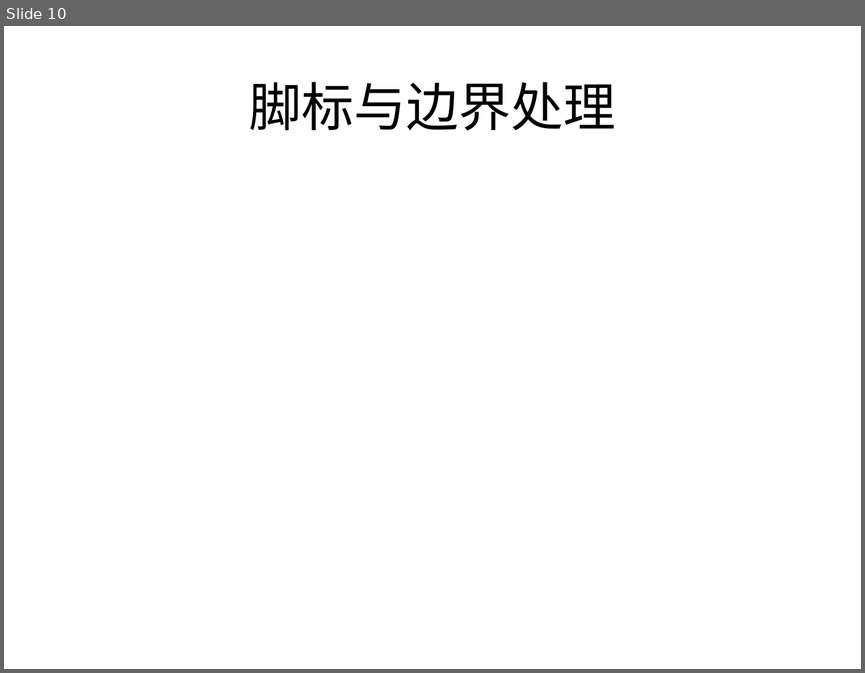
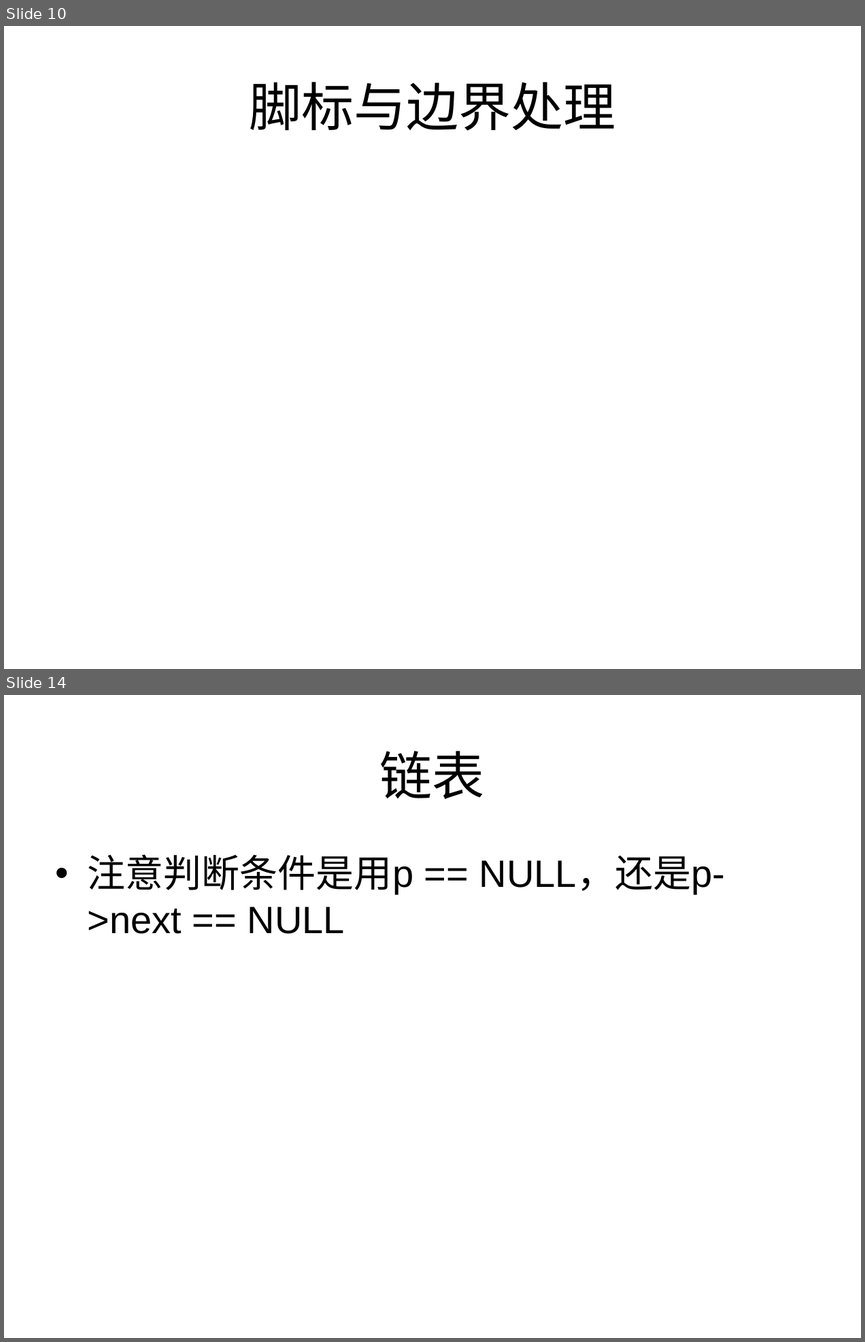
Before and after one commit to houjingbiao/leetcode, a slide deck: solutions/conclusion.ppt. Shown one above the other, each under a label of ours: slide 10 before the commit, slides 10 and 14 after it; the slides between them are not shown. The pictures are 865x673 and 865x1342 pixels, drawn with LibreOffice and Linux fonts; fonts in the diff are those of the drawing. Boxes give left, top, right and bottom in pixels: in the first picture for what was removed or moved away, otherwise in the second. Text is boxed around its words. In the diff, an @@ line names an element or a change of style, - is before the commit and + after.

```diff
--- a/solutions/conclusion.ppt
+++ b/solutions/conclusion.ppt
@@ slide 14 added at [4, 695, 861, 1338], background #FFFFFF @@
@@ title added at [380, 751, 485, 799], 44 pt, text #000000 @@
+链表
@@ text added at [88, 854, 725, 934], 32 pt, text #000000 @@
+• 注意判断条件是用p == NULL，还是p->next == NULL
```
Also in this commit, not shown: 3 other slides added, 1 other file.
